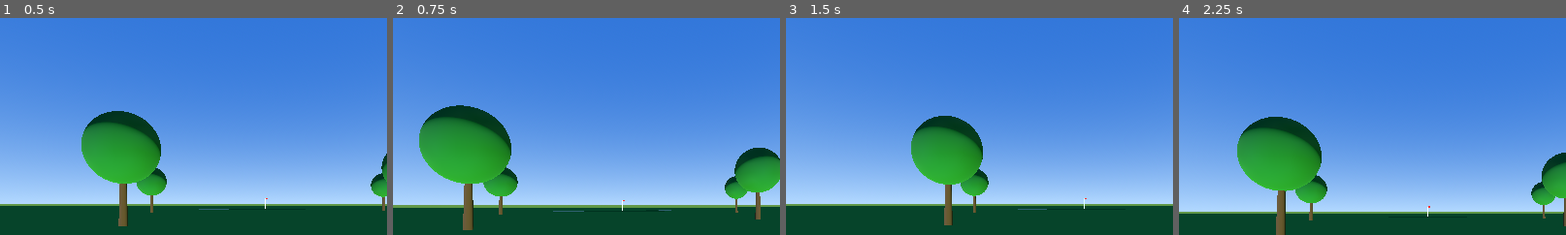
Above: before the commit, frames 1-4 (left to right).
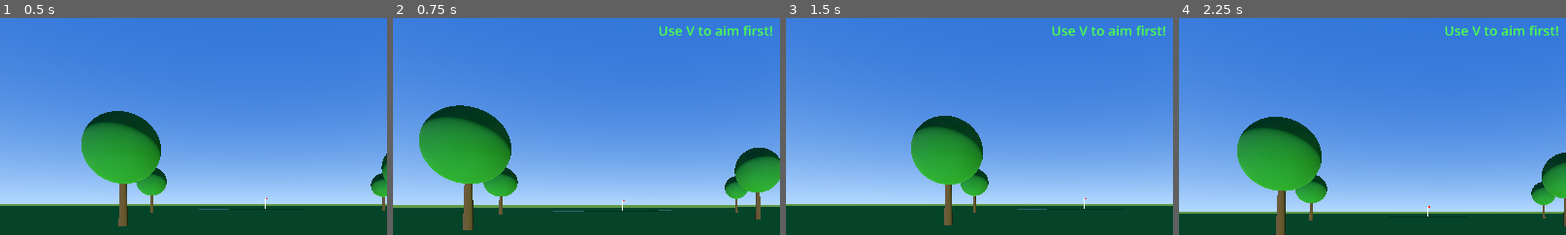
Above: after the commit, the same moments.

Repository: norsiwel/solo-golf
Game: Godot game, scene res://main.tscn
The game is run twice, just before and just after one commit, with the same random seed, the same clock (stepped at 60 frames per second) and the same inputs.
Inputs (mouse positions are % of the whole screen's width and height, from its top left):
- Up to frame 1 (0.5 s): no input
- Up to frame 2 (0.75 s): tap Enter at 0.5 s; move the mouse to (55, 50) at 0.52 s; hold Up from 0.53 s (still down); tap Space at 0.6 s; click (55, 50) at 0.67 s
- Up to frame 3 (1.5 s): keep holding Up; tap Space at 0.77, 1.07, 1.25 s; move the mouse to (45, 50) at 1.27 s; tap V at 1.35 s; click (45, 50) at 1.42 s
- Up to frame 4 (2.25 s): keep holding Up; tap Space at 1.52, 1.55, 1.82, 2.1 s; tap Enter at 2 s; move the mouse to (52, 48) at 2.02 s; click (52, 48) at 2.17 s
The pictures show only the part of the screen within x 16-66%, y 7-57%; the shares and areas given below are measured in that part.

Frame 1 is identical in both runs. In frame 2, 0.6% of the frame differs, in the area x 68-98%, y 3-9%; in frame 3, 0.6%; in frame 4, 0.6%.

Commit message:
address screen working - 3click meter arrow keys draw/fade loft tee box ball spawns

Diff:
--- /dev/null
+++ b/address_screen.gd
@@ -0,0 +1,276 @@
+extends CanvasLayer
+
+signal shot_confirmed(power: float, accuracy: float, draw_fade: float, loft: float)
+
+enum MeterState { IDLE, POWER, ACCURACY, DONE }
+var state := MeterState.IDLE
+var meter_value := 0.0
+var meter_speed := 0.8
+var power := 0.0
+var accuracy := 0.0
+var draw_fade := 0.0
+var loft := 0.0
+
+var meter_bar: ColorRect
+var meter_fill: ColorRect
+var power_marker: ColorRect
+var click_hint: Label
+var power_label: Label
+var draw_slider: HSlider
+var loft_slider: HSlider
+
+func _ready():
+	layer = 10
+	visible = false
+	_build_ui()
+
+func _build_ui():
+	var bg = ColorRect.new()
+	bg.color = Color(0, 0, 0, 0.55)
+	bg.set_anchors_preset(Control.PRESET_FULL_RECT)
+	add_child(bg)
+
+	var panel = Panel.new()
+	panel.set_anchor(SIDE_LEFT, 0.35)
+	panel.set_anchor(SIDE_TOP, 0.1)
+	panel.set_anchor(SIDE_RIGHT, 0.65)
+	panel.set_anchor(SIDE_BOTTOM, 0.88)
+	var ps = StyleBoxFlat.new()
+	ps.bg_color = Color(0.08, 0.08, 0.08, 0.9)
+	ps.border_color = Color(0.8, 0.8, 0.8, 0.6)
+	ps.border_width_left = 2
+	ps.border_width_right = 2
+	ps.border_width_top = 2
+	ps.border_width_bottom = 2
+	ps.corner_radius_top_left = 8
+	ps.corner_radius_top_right = 8
+	ps.corner_radius_bottom_left = 8
+	ps.corner_radius_bottom_right = 8
+	panel.add_theme_stylebox_override("panel", ps)
+	add_child(panel)
+
+	var title = Label.new()
+	title.text = "ADDRESS THE BALL"
+	title.horizontal_alignment = HORIZONTAL_ALIGNMENT_CENTER
+	title.set_anchor(SIDE_LEFT, 0.35)
+	title.set_anchor(SIDE_TOP, 0.12)
+	title.set_anchor(SIDE_RIGHT, 0.65)
+	title.set_anchor(SIDE_BOTTOM, 0.17)
+	title.add_theme_font_size_override("font_size", 20)
+	title.add_theme_color_override("font_color", Color(1, 1, 1, 0.9))
+	add_child(title)
+
+	meter_bar = ColorRect.new()
+	meter_bar.color = Color(0.15, 0.15, 0.15, 1.0)
+	meter_bar.set_anchor(SIDE_LEFT, 0.47)
+	meter_bar.set_anchor(SIDE_TOP, 0.19)
+	meter_bar.set_anchor(SIDE_RIGHT, 0.53)
+	meter_bar.set_anchor(SIDE_BOTTOM, 0.60)
+	add_child(meter_bar)
+
+	meter_fill = ColorRect.new()
+	meter_fill.color = Color(0.2, 0.85, 0.2, 1.0)
+	meter_fill.set_anchor(SIDE_LEFT, 0.47)
+	meter_fill.set_anchor(SIDE_TOP, 0.60)
+	meter_fill.set_anchor(SIDE_RIGHT, 0.53)
+	meter_fill.set_anchor(SIDE_BOTTOM, 0.60)
+	add_child(meter_fill)
+
+	power_marker = ColorRect.new()
+	power_marker.color = Color(1.0, 0.9, 0.1, 1.0)
+	power_marker.set_anchor(SIDE_LEFT, 0.46)
+	power_marker.set_anchor(SIDE_RIGHT, 0.54)
+	power_marker.set_anchor(SIDE_TOP, 0.60)
+	power_marker.set_anchor(SIDE_BOTTOM, 0.602)
+	power_marker.visible = false
+	add_child(power_marker)
+
+	click_hint = Label.new()
+	click_hint.text = "CLICK to start swing"
+	click_hint.horizontal_alignment = HORIZONTAL_ALIGNMENT_CENTER
+	click_hint.set_anchor(SIDE_LEFT, 0.35)
+	click_hint.set_anchor(SIDE_TOP, 0.62)
+	click_hint.set_anchor(SIDE_RIGHT, 0.65)
+	click_hint.set_anchor(SIDE_BOTTOM, 0.67)
+	click_hint.add_theme_font_size_override("font_size", 16)
+	click_hint.add_theme_color_override("font_color", Color(1, 1, 0.3, 1))
+	add_child(click_hint)
+
+	power_label = Label.new()
+	power_label.text = ""
+	power_label.horizontal_alignment = HORIZONTAL_ALIGNMENT_CENTER
+	power_label.set_anchor(SIDE_LEFT, 0.35)
+	power_label.set_anchor(SIDE_TOP, 0.67)
+	power_label.set_anchor(SIDE_RIGHT, 0.65)
+	power_label.set_anchor(SIDE_BOTTOM, 0.72)
+	power_label.add_theme_font_size_override("font_size", 16)
+	power_label.add_theme_color_override("font_color", Color(1, 1, 1, 1))
+	add_child(power_label)
+
+	var draw_label = Label.new()
+	draw_label.text = "< LEFT = Draw  |  RIGHT = Fade >"
+	draw_label.horizontal_alignment = HORIZONTAL_ALIGNMENT_CENTER
+	draw_label.set_anchor(SIDE_LEFT, 0.35)
+	draw_label.set_anchor(SIDE_TOP, 0.73)
+	draw_label.set_anchor(SIDE_RIGHT, 0.65)
+	draw_label.set_anchor(SIDE_BOTTOM, 0.77)
+	draw_label.add_theme_font_size_override("font_size", 13)
+	draw_label.add_theme_color_override("font_color", Color(0.9, 0.9, 0.9, 1))
+	add_child(draw_label)
+
+	draw_slider = HSlider.new()
+	draw_slider.min_value = -1.0
+	draw_slider.max_value = 1.0
+	draw_slider.step = 0.05
+	draw_slider.value = 0.0
+	draw_slider.set_anchor(SIDE_LEFT, 0.37)
+	draw_slider.set_anchor(SIDE_TOP, 0.78)
+	draw_slider.set_anchor(SIDE_RIGHT, 0.63)
+	draw_slider.set_anchor(SIDE_BOTTOM, 0.83)
+	draw_slider.connect("value_changed", _on_draw_changed)
+	add_child(draw_slider)
+
+	var loft_label = Label.new()
+	loft_label.text = "UP = High Loft  |  DOWN = Low Loft"
+	loft_label.horizontal_alignment = HORIZONTAL_ALIGNMENT_CENTER
+	loft_label.set_anchor(SIDE_LEFT, 0.37)
+	loft_label.set_anchor(SIDE_TOP, 0.84)
+	loft_label.set_anchor(SIDE_RIGHT, 0.63)
+	loft_label.set_anchor(SIDE_BOTTOM, 0.88)
+	loft_label.add_theme_font_size_override("font_size", 13)
+	loft_label.add_theme_color_override("font_color", Color(0.9, 0.9, 0.9, 1))
+	add_child(loft_label)
+
+	loft_slider = HSlider.new()
+	loft_slider.min_value = -1.0
+	loft_slider.max_value = 1.0
+	loft_slider.step = 0.05
+	loft_slider.value = 0.0
+	loft_slider.set_anchor(SIDE_LEFT, 0.37)
+	loft_slider.set_anchor(SIDE_TOP, 0.88)
+	loft_slider.set_anchor(SIDE_RIGHT, 0.63)
+	loft_slider.set_anchor(SIDE_BOTTOM, 0.93)
+	loft_slider.connect("value_changed", _on_loft_changed)
+	add_child(loft_slider)
+
+	var esc_hint = Label.new()
+	esc_hint.text = "ESC to cancel"
+	esc_hint.horizontal_alignment = HORIZONTAL_ALIGNMENT_CENTER
+	esc_hint.set_anchor(SIDE_LEFT, 0.35)
+	esc_hint.set_anchor(SIDE_TOP, 0.94)
+	esc_hint.set_anchor(SIDE_RIGHT, 0.65)
+	esc_hint.set_anchor(SIDE_BOTTOM, 0.98)
+	esc_hint.add_theme_font_size_override("font_size", 12)
+	esc_hint.add_theme_color_override("font_color", Color(0.6, 0.6, 0.6, 1))
+	add_child(esc_hint)
+
+func _on_draw_changed(val):
+	draw_fade = val
+
+func _on_loft_changed(val):
+	loft = val
+
+func open_screen():
+	visible = true
+	state = MeterState.IDLE
+	meter_value = 0.0
+	power = 0.0
+	accuracy = 0.0
+	power_marker.visible = false
+	click_hint.text = "CLICK to start swing"
+	power_label.text = ""
+	_update_meter_visual(0.0)
+
+func close_screen():
+	visible = false
+	state = MeterState.IDLE
+
+func _input(event):
+	if not visible:
+		return
+	if event is InputEventMouseButton and event.pressed and event.button_index == MOUSE_BUTTON_LEFT:
+		_handle_click()
+	# Arrow keys for draw/fade and loft
+	if event is InputEventKey and event.pressed:
+		match event.keycode:
+			KEY_LEFT:
+				draw_fade = clamp(draw_fade - 0.1, -1.0, 1.0)
+				draw_slider.value = draw_fade
+				_update_slider_labels()
+			KEY_RIGHT:
+				draw_fade = clamp(draw_fade + 0.1, -1.0, 1.0)
+				draw_slider.value = draw_fade
+				_update_slider_labels()
+			KEY_UP:
+				loft = clamp(loft + 0.1, -1.0, 1.0)
+				loft_slider.value = loft
+				_update_slider_labels()
+			KEY_DOWN:
+				loft = clamp(loft - 0.1, -1.0, 1.0)
+				loft_slider.value = loft
+				_update_slider_labels()
+
+func _update_slider_labels():
+	var draw_text = "STRAIGHT"
+	if draw_fade < -0.15:
+		draw_text = "DRAW %d%%" % int(abs(draw_fade) * 100)
+	elif draw_fade > 0.15:
+		draw_text = "FADE %d%%" % int(draw_fade * 100)
+	var loft_text = "MID LOFT"
+	if loft > 0.15:
+		loft_text = "HIGH LOFT %d%%" % int(loft * 100)
+	elif loft < -0.15:
+		loft_text = "LOW LOFT %d%%" % int(abs(loft) * 100)
+	power_label.text = draw_text + "  |  " + loft_text
+
+func _handle_click():
+	match state:
+		MeterState.IDLE:
+			state = MeterState.POWER
+			meter_value = 0.0
+			click_hint.text = "CLICK to set power"
+		MeterState.POWER:
+			power = meter_value
+			state = MeterState.ACCURACY
+			meter_value = 0.0
+			power_label.text = "Power: %d%%" % int(power * 100)
+			click_hint.text = "CLICK for accuracy"
+			power_marker.visible = true
+		MeterState.ACCURACY:
+			accuracy = 1.0 - abs(meter_value - power)
+			accuracy = clamp(accuracy, 0.0, 1.0)
+			state = MeterState.DONE
+			click_hint.text = ""
+			emit_signal("shot_confirmed", power, accuracy, draw_fade, loft)
+
+func _process(delta):
+	if not visible:
+		return
+	if state == MeterState.POWER or state == MeterState.ACCURACY:
+		meter_value = fmod(meter_value + meter_speed * delta, 1.0)
+		_update_meter_visual(meter_value)
+		if meter_value > 0.85:
+			meter_fill.color = Color(0.9, 0.2, 0.1, 1.0)
+		elif meter_value > 0.65:
+			meter_fill.color = Color(0.9, 0.75, 0.1, 1.0)
+		else:
+			meter_fill.color = Color(0.2, 0.85, 0.2, 1.0)
+
+func _update_meter_visual(val: float):
+	# Use pixel positions instead of anchors for reliable animation
+	var screen_h = get_viewport().get_visible_rect().size.y
+	var screen_w = get_viewport().get_visible_rect().size.x
+	var bar_top = screen_h * 0.19
+	var bar_bottom = screen_h * 0.60
+	var bar_left = screen_w * 0.47
+	var bar_right = screen_w * 0.53
+	var bar_h = bar_bottom - bar_top
+	var fill_h = bar_h * val
+	meter_bar.position = Vector2(bar_left, bar_top)
+	meter_bar.size = Vector2(bar_right - bar_left, bar_h)
+	meter_fill.position = Vector2(bar_left, bar_bottom - fill_h)
+	meter_fill.size = Vector2(bar_right - bar_left, fill_h)
+	if power_marker.visible:
+		var marker_y = bar_bottom - (bar_h * power)
+		power_marker.position = Vector2(bar_left - 4, marker_y - 2)
+		power_marker.size = Vector2(bar_right - bar_left + 8, 4)
--- a/main.tscn
+++ b/main.tscn
@@ -67,6 +67,22 @@
 [sub_resource type="StandardMaterial3D" id="Material_sand"]
 albedo_color = Color(0.85, 0.78, 0.5, 1)
 
+[sub_resource type="CylinderMesh" id="CylinderMesh_tee"]
+top_radius = 0.02
+bottom_radius = 0.04
+height = 0.05
+
+[sub_resource type="StandardMaterial3D" id="Material_tee"]
+albedo_color = Color(0.8, 0.3, 0.1, 1)
+
+[sub_resource type="CylinderMesh" id="CylinderMesh_teebox"]
+top_radius = 4.0
+bottom_radius = 4.0
+height = 0.01
+
+[sub_resource type="StandardMaterial3D" id="Material_teebox"]
+albedo_color = Color(0.15, 0.5, 0.12, 1)
+
 [node name="Main" type="Node3D"]
 
 [node name="Sun" type="DirectionalLight3D" parent="."]
@@ -179,3 +195,13 @@
 transform = Transform3D(1, 0, 0, 0, 1, 0, 0, 0, 1, 12, 0.02, -85)
 mesh = SubResource("PlaneMesh_bunker2")
 surface_material_override/0 = SubResource("Material_sand")
+
+[node name="TeeBox" type="MeshInstance3D" parent="."]
+transform = Transform3D(1, 0, 0, 0, 1, 0, 0, 0, 1, 0, 0.01, 0)
+mesh = SubResource("CylinderMesh_teebox")
+surface_material_override/0 = SubResource("Material_teebox")
+
+[node name="Tee" type="MeshInstance3D" parent="."]
+transform = Transform3D(1, 0, 0, 0, 1, 0, 0, 0, 1, 0, 0.03, -1.0)
+mesh = SubResource("CylinderMesh_tee")
+surface_material_override/0 = SubResource("Material_tee")
--- a/player.gd
+++ b/player.gd
@@ -15,10 +15,16 @@
 var vf_yaw := 0.0
 var vf_pitch := 0.0
 
+# Address screen
+var address_screen: CanvasLayer
+var addressing := false
+var ball_mesh: MeshInstance3D
+
 func _ready():
 	Input.set_mouse_mode(Input.MOUSE_MODE_CAPTURED)
 	_setup_sky()
 	_setup_hud()
+	_setup_address_screen()
 
 func _setup_sky():
 	var env = Environment.new()
@@ -35,6 +41,11 @@
 	env.ambient_light_source = Environment.AMBIENT_SOURCE_SKY
 	env.ambient_light_energy = 0.5
 	get_viewport().get_camera_3d().environment = env
+
+func _setup_address_screen():
+	address_screen = preload("res://address_screen.gd").new()
+	add_child(address_screen)
+	address_screen.connect("shot_confirmed", _on_shot_confirmed)
 
 func _setup_hud():
 	var canvas = CanvasLayer.new()
@@ -98,16 +109,17 @@
 	canvas.add_child(aim_label)
 
 func _input(event):
+	if addressing:
+		return
+
 	if event is InputEventMouseMotion:
 		if viewfinder_active:
-			# Mouse always moves view when viewfinder is open
 			vf_yaw -= event.relative.x * mouse_sensitivity
 			vf_pitch -= event.relative.y * mouse_sensitivity
 			vf_pitch = clamp(vf_pitch, -1.0, 0.3)
 			rotation.y = vf_yaw
 			$Camera3D.rotation.x = vf_pitch
 		else:
-			# Normal walking look
 			yaw -= event.relative.x * mouse_sensitivity
 			pitch -= event.relative.y * mouse_sensitivity
 			pitch = clamp(pitch, -1.2, 1.2)
@@ -126,8 +138,16 @@
 			elif not event.pressed and viewfinder_active:
 				_close_viewfinder()
 		if event.pressed:
+			if event.keycode == KEY_SPACE and not viewfinder_active:
+				if aim_locked:
+					_open_address()
+				else:
+					$HUD/AimLabel.text = "Use V to aim first!"
 			if event.keycode == KEY_ESCAPE:
-				Input.set_mouse_mode(Input.MOUSE_MODE_VISIBLE)
+				if addressing:
+					_close_address()
+				else:
+					Input.set_mouse_mode(Input.MOUSE_MODE_VISIBLE)
 
 func _open_viewfinder():
 	viewfinder_active = true
@@ -164,9 +184,46 @@
 	pitch = 0.0
 	$Camera3D.rotation.x = 0.0
 
+func _open_address():
+	addressing = true
+	# Spawn ball 1.2m in front of player on the ground
+	if ball_mesh == null:
+		ball_mesh = MeshInstance3D.new()
+		var sphere = SphereMesh.new()
+		sphere.radius = 0.08
+		sphere.height = 0.16
+		var mat = StandardMaterial3D.new()
+		mat.albedo_color = Color(1, 1, 1, 1)
+		sphere.surface_set_material(0, mat)
+		ball_mesh.mesh = sphere
+		get_parent().add_child(ball_mesh)
+	var forward = -global_transform.basis.z
+	ball_mesh.global_position = global_position + forward * 1.2
+	ball_mesh.global_position.y = 0.025
+	ball_mesh.visible = true
+	address_screen.open_screen()
+
+func _close_address():
+	addressing = false
+	address_screen.close_screen()
+
+func _on_shot_confirmed(power: float, accuracy: float, draw_fade: float, loft: float):
+	_close_address()
+	# Ball flight will be added next
+	var msg = $HUD/AimLabel
+	msg.text = "Shot! Pwr:%d%% Acc:%d%% %s Loft:%s" % [
+		int(power * 100),
+		int(accuracy * 100),
+		"Draw" if draw_fade < -0.1 else ("Fade" if draw_fade > 0.1 else "Straight"),
+		"Hi" if loft > 0.1 else ("Lo" if loft < -0.1 else "Mid")
+	]
+
 func _physics_process(delta):
 	if viewfinder_active:
 		_update_yardage()
+
+	if addressing:
+		return
 
 	var input_dir := Vector2.ZERO
 	if Input.is_key_pressed(KEY_W):
Not shown, added: address_screen.gd.uid
